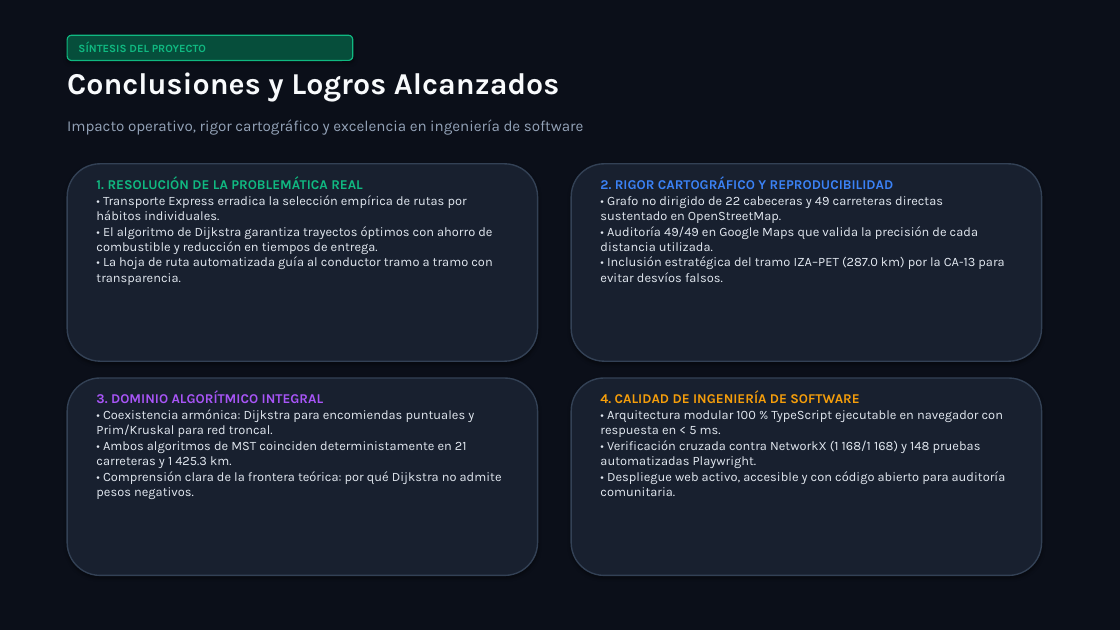
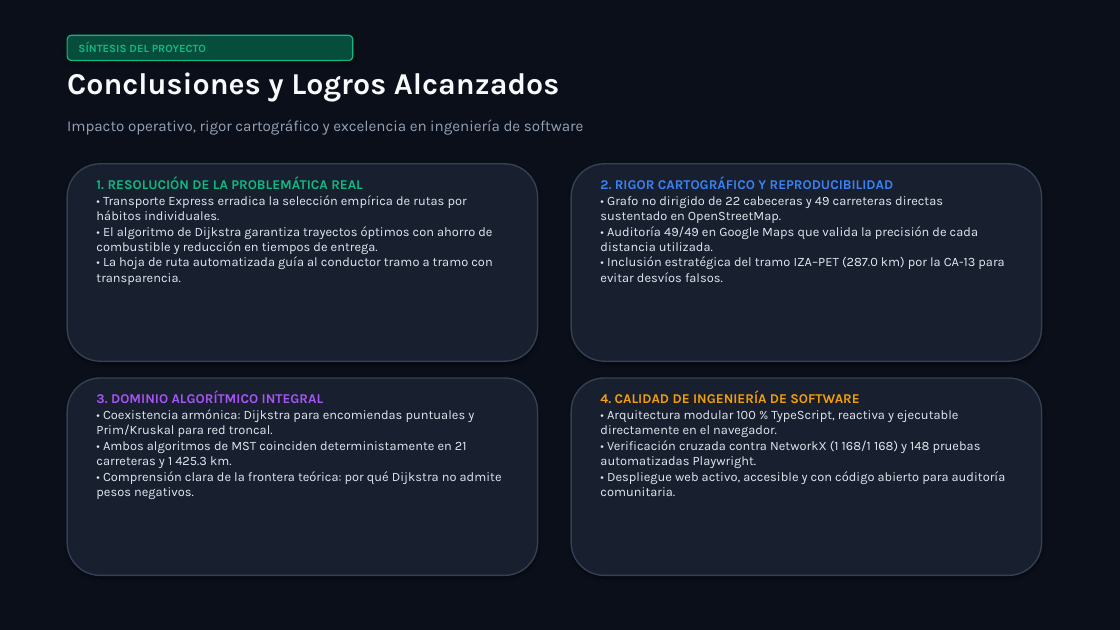
Before and after one commit to Criss-paz/rutaq, a slide deck: slide 11 of docs/proyecto2/presentacion/Presentacion_Transporte_Express.pptx. Drawn at 1120x630 pixels with LibreOffice and Linux fonts; fonts in the diff are those of the drawing. Boxes give left, top, right and bottom in pixels: in the first picture for what was removed or moved away, otherwise in the second. Text is boxed around its words. In the diff, an @@ line names an element or a change of style, - is before the commit and + after.

```diff
--- a/docs/proyecto2/presentacion/Presentacion_Transporte_Express.pptx
+++ b/docs/proyecto2/presentacion/Presentacion_Transporte_Express.pptx
@@ text at (x1=600, y1=410, x2=1006, y2=496): text changed @@
-• Arquitectura modular 100 % TypeScript ejecutable en navegador con respuesta en < 5 ms.
-• Verificación cruzada contra NetworkX (1 168/1 168) y 148 pruebas automatizadas Playwright.
-• Despliegue web activo, accesible y con código abierto para auditoría comunitaria.
+• Arquitectura modular 100 % TypeScript, reactiva y ejecutable directamente en el navegador.
+• Verificación cruzada contra NetworkX (1 168/1 168) y 148 pruebas automatizadas Playwright.
+• Despliegue web activo, accesible y con código abierto para auditoría comunitaria.
```
Also in this commit, not shown: 7 other slides changed, 2 other files.
